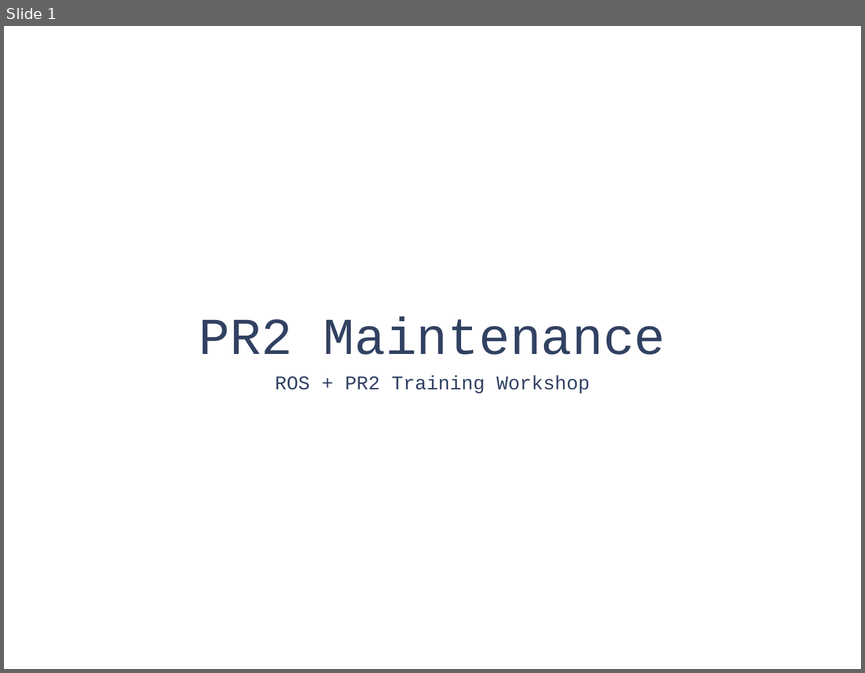
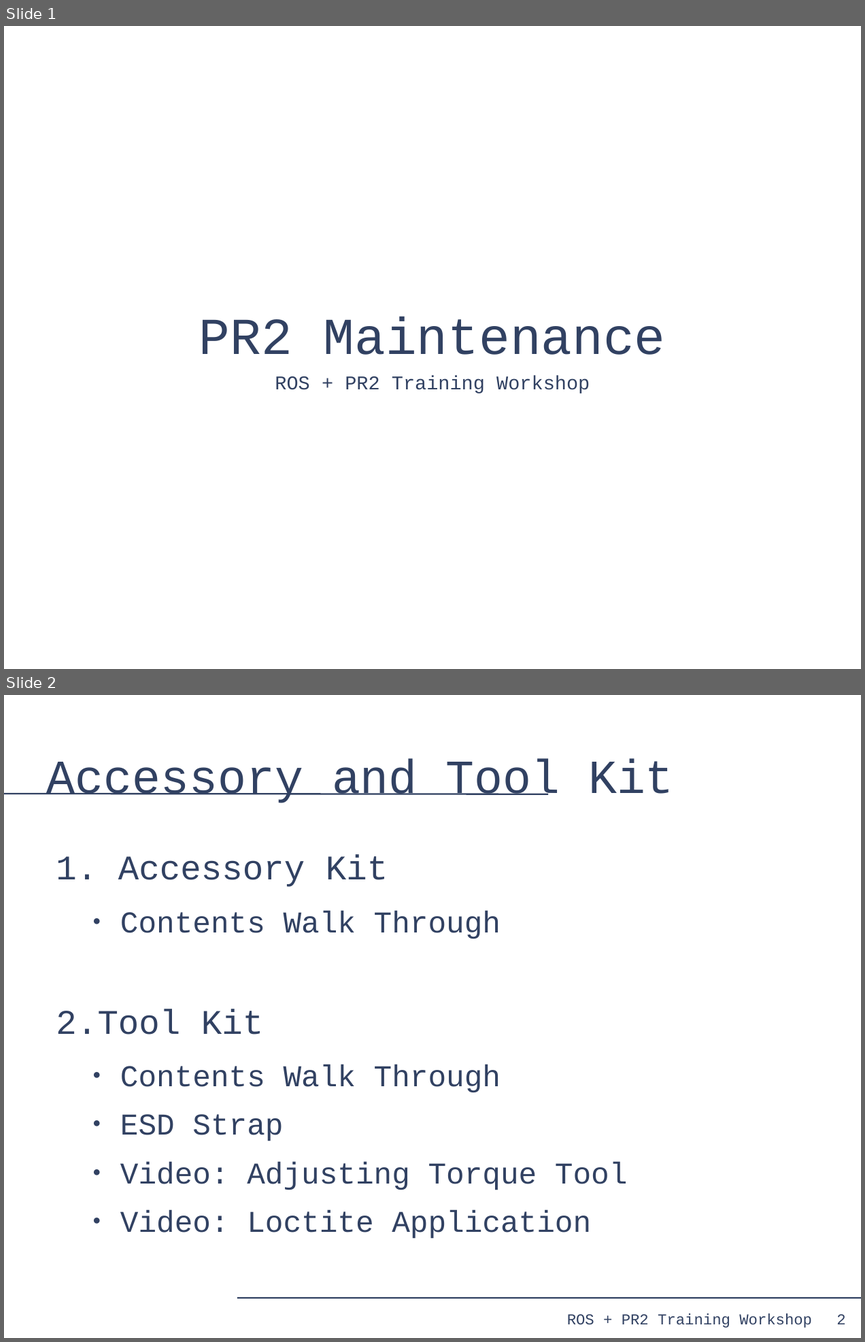
Before and after one commit to PR2/pr2_docs, a slide deck: pr2_training_workshop/servicing_pr2/PR2_Wrkshp_Slides.odp. Shown one above the other, each under a label of ours: slide 1 before the commit, slides 1 and 2 after it. The pictures are 865x673 and 865x1342 pixels, drawn with LibreOffice and Linux fonts; fonts in the diff are those of the drawing. Boxes give left, top, right and bottom in pixels: in the first picture for what was removed or moved away, otherwise in the second. Text is boxed around its words. In the diff, an @@ line names an element or a change of style, - is before the commit and + after.

```diff
--- a/pr2_training_workshop/servicing_pr2/PR2_Wrkshp_Slides.odp
+++ b/pr2_training_workshop/servicing_pr2/PR2_Wrkshp_Slides.odp
@@ slide 2 added at box(4, 695, 861, 1338), background #FFFFFF @@
@@ title added at box(47, 758, 674, 803), 44 pt, text #314162 @@
+Accessory and Tool Kit
@@ line added from (4, 794) to (548, 794), #314162 1.45 pt @@
@@ text added at box(56, 855, 628, 1238), 28 pt, text #314162 @@
+1. Accessory Kit
+  ● Contents Walk Through
+2. Tool Kit
+  ● Contents Walk Through
+  ● ESD Strap
+  ● Video: Adjusting Torque Tool
+  ● Video: Loctite Application
@@ line added from (237, 1297) to (861, 1297), #314162 1.45 pt @@
@@ text added at box(567, 1313, 812, 1327), 14 pt, text #314162 @@
+ROS + PR2 Training Workshop
@@ page number added at box(836, 1314, 845, 1324), 14 pt, text #314162 @@
+2
```
Also in this commit, not shown: 2 slides changed.
